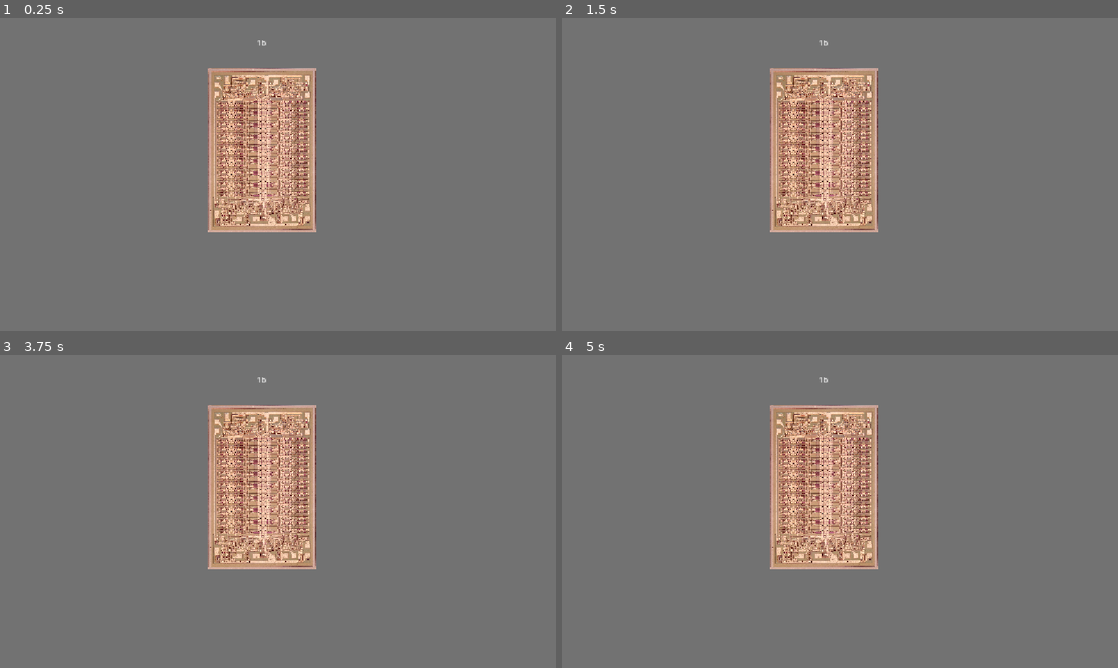
Above: before the commit, frames 1-4 (two rows, left to right).
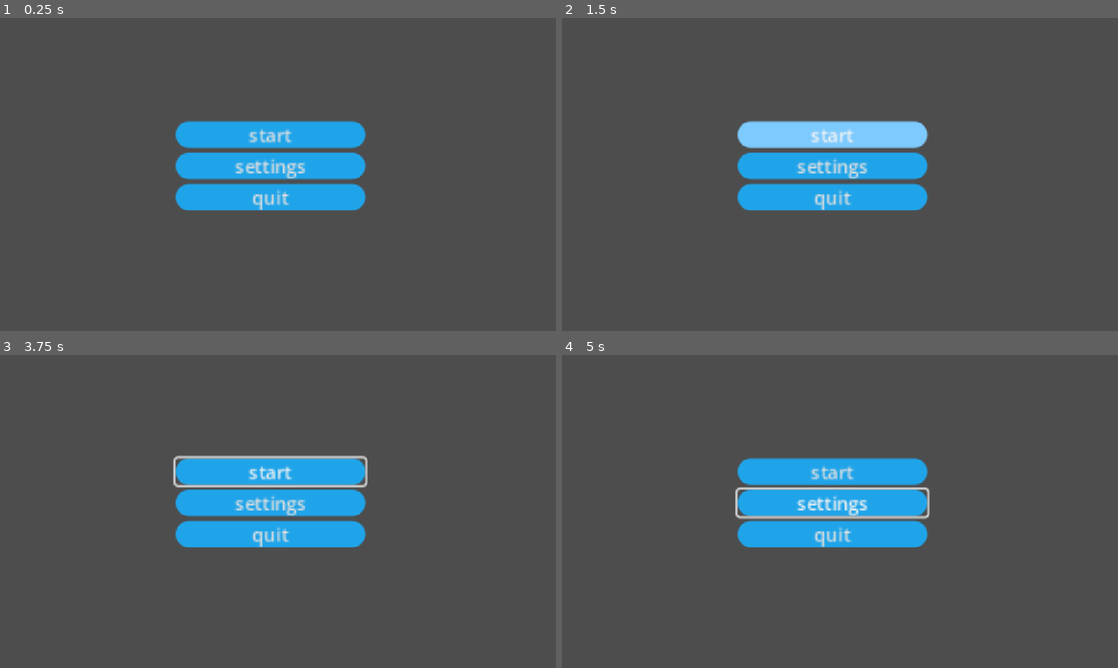
Above: after the commit, the same moments.

Repository: wuffgame/RAM-Clicker
Game: Godot game, scene res://sceny/menu.tscn
Same seed, same stepped clock (60 frames per second), same inputs: the game is played once before the commit and once after it. Before the commit the project starts from res://sceny/main.tscn.
Inputs (mouse positions are in pixels of both pictures, inside the frame that each line leads up to):
- Up to frame 1 (0.25 s): no input
- Up to frame 2 (1.5 s): click (834, 165) at 0.5 s, where only the run after the commit has a clickable "settings"; click (834, 133) at 1.25 s, where only the run after the commit has a clickable "start"
- Up to frame 3 (3.75 s): click (272, 470) at 2 s, where only the run after the commit has a clickable "start"; click (261, 486) at 2.77 s; tap Enter at 3.5 s; move the mouse to (400, 495) at 3.52 s; hold Right from 3.53 s (still down); tap Alt at 3.6 s; click (400, 495) at 3.67 s
- Up to frame 4 (5 s): tap Space at 4.25 s; move the mouse to (728, 527) at 4.27 s; release Right at 4.28 s; hold Down from 4.28 s (still down); tap Shift at 4.35 s

The runs differ from the first frame. In frame 1, 100% of the frame differs, in the area x 0-100%, y 0-100%; in frame 2, 100%; in frame 3, 100%; in frame 4, 100%.

Commit message:
added style for buttons

Diff:
--- a/ram-clicker/project.godot
+++ b/ram-clicker/project.godot
@@ -11,7 +11,7 @@
 [application]
 
 config/name="RAM Clicker"
-run/main_scene="uid://ghl0p2nxkktm"
+run/main_scene="uid://dc6jnximm7pg8"
 config/features=PackedStringArray("4.7", "GL Compatibility")
 config/icon="res://icon.svg"
 
--- a/ram-clicker/sceny/menu.tscn
+++ b/ram-clicker/sceny/menu.tscn
@@ -1,20 +1,12 @@
 [gd_scene format=3 uid="uid://dc6jnximm7pg8"]
+
+[ext_resource type="StyleBox" uid="uid://rnsr6cxffw1u" path="res://txt/button styles/normalmenu.tres" id="1_suby5"]
+[ext_resource type="StyleBox" uid="uid://cytyeiqk3ka55" path="res://txt/button styles/pressednormal.tres" id="2_cnv3x"]
+[ext_resource type="StyleBox" uid="uid://dbybw8i1wwvlo" path="res://txt/button styles/hovernormal.tres" id="3_euj8q"]
 
 [sub_resource type="Theme" id="Theme_f6xyr"]
 
-[sub_resource type="StyleBoxFlat" id="StyleBoxFlat_qxeev"]
-bg_color = Color(0.12437842, 0.640954, 0.91394645, 1)
-border_color = Color(0, 0, 0, 1)
-corner_radius_top_left = 20
-corner_radius_top_right = 20
-corner_radius_bottom_right = 20
-corner_radius_bottom_left = 20
-
-[sub_resource type="StyleBoxFlat" id="StyleBoxFlat_yk7ch"]
-bg_color = Color(0.0130546, 0.29057926, 0.43211848, 1)
-
-[sub_resource type="StyleBoxFlat" id="StyleBoxFlat_suby5"]
-bg_color = Color(0.035501722, 0.4535964, 0.66157556, 1)
+[sub_resource type="Theme" id="Theme_vaapf"]
 
 [node name="Control" type="Control" unique_id=2059923429]
 layout_mode = 3
@@ -41,18 +33,24 @@
 
 [node name="Start" type="Button" parent="VBoxContainer" unique_id=1618690255]
 layout_mode = 2
-size_flags_vertical = 3
 theme = SubResource("Theme_f6xyr")
-theme_override_styles/normal = SubResource("StyleBoxFlat_qxeev")
-theme_override_styles/pressed = SubResource("StyleBoxFlat_yk7ch")
-theme_override_styles/hover = SubResource("StyleBoxFlat_suby5")
+theme_override_styles/normal = ExtResource("1_suby5")
+theme_override_styles/pressed = ExtResource("2_cnv3x")
+theme_override_styles/hover = ExtResource("3_euj8q")
 text = "start"
 
-[node name="Start3" type="Button" parent="VBoxContainer" unique_id=487100377]
+[node name="settings" type="Button" parent="VBoxContainer" unique_id=487100377]
 layout_mode = 2
+theme = SubResource("Theme_vaapf")
+theme_override_styles/normal = ExtResource("1_suby5")
+theme_override_styles/pressed = ExtResource("2_cnv3x")
+theme_override_styles/hover = ExtResource("3_euj8q")
 text = "settings"
 
-[node name="Start2" type="Button" parent="VBoxContainer" unique_id=461014793]
+[node name="quit" type="Button" parent="VBoxContainer" unique_id=461014793]
 layout_mode = 2
+theme_override_styles/normal = ExtResource("1_suby5")
+theme_override_styles/pressed = ExtResource("2_cnv3x")
+theme_override_styles/hover = ExtResource("3_euj8q")
 text = "quit
 "
--- /dev/null
+++ b/ram-clicker/txt/button styles/hovernormal.tres
@@ -0,0 +1,8 @@
+[gd_resource type="StyleBoxFlat" format=3 uid="uid://dbybw8i1wwvlo"]
+
+[resource]
+bg_color = Color(0.491943, 0.79209024, 0.99343306, 1)
+corner_radius_top_left = 20
+corner_radius_top_right = 20
+corner_radius_bottom_right = 20
+corner_radius_bottom_left = 20
--- /dev/null
+++ b/ram-clicker/txt/button styles/normalmenu.tres
@@ -0,0 +1,9 @@
+[gd_resource type="StyleBoxFlat" format=3 uid="uid://rnsr6cxffw1u"]
+
+[resource]
+bg_color = Color(0.12437842, 0.640954, 0.91394645, 1)
+border_color = Color(0, 0, 0, 1)
+corner_radius_top_left = 20
+corner_radius_top_right = 20
+corner_radius_bottom_right = 20
+corner_radius_bottom_left = 20
--- /dev/null
+++ b/ram-clicker/txt/button styles/pressednormal.tres
@@ -0,0 +1,8 @@
+[gd_resource type="StyleBoxFlat" format=3 uid="uid://cytyeiqk3ka55"]
+
+[resource]
+bg_color = Color(0.026472973, 0.4332311, 0.63405365, 1)
+corner_radius_top_left = 20
+corner_radius_top_right = 20
+corner_radius_bottom_right = 20
+corner_radius_bottom_left = 20
